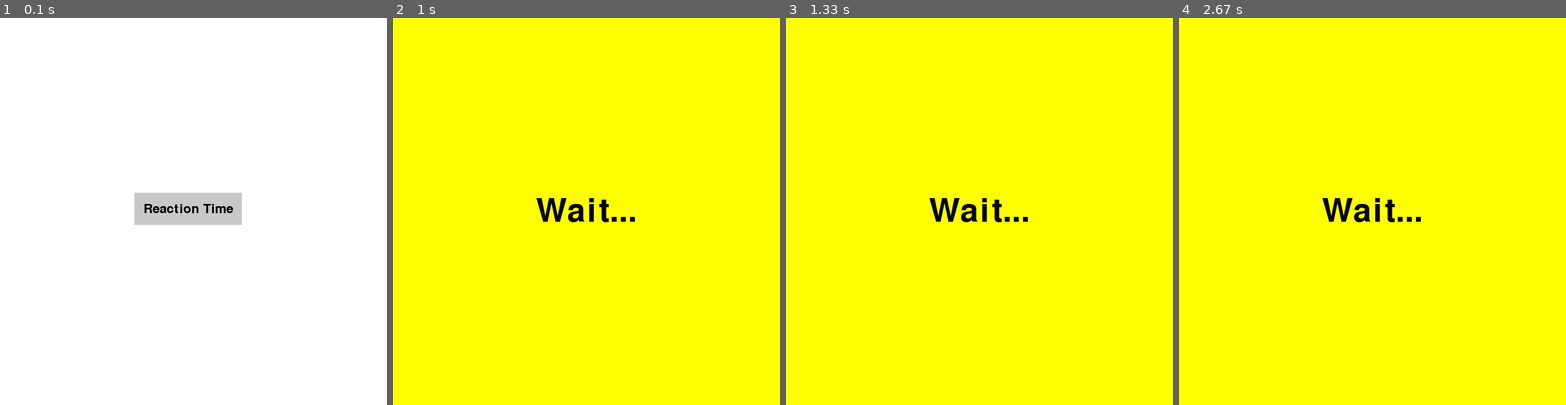
Above: before the commit, frames 1-4 (left to right).
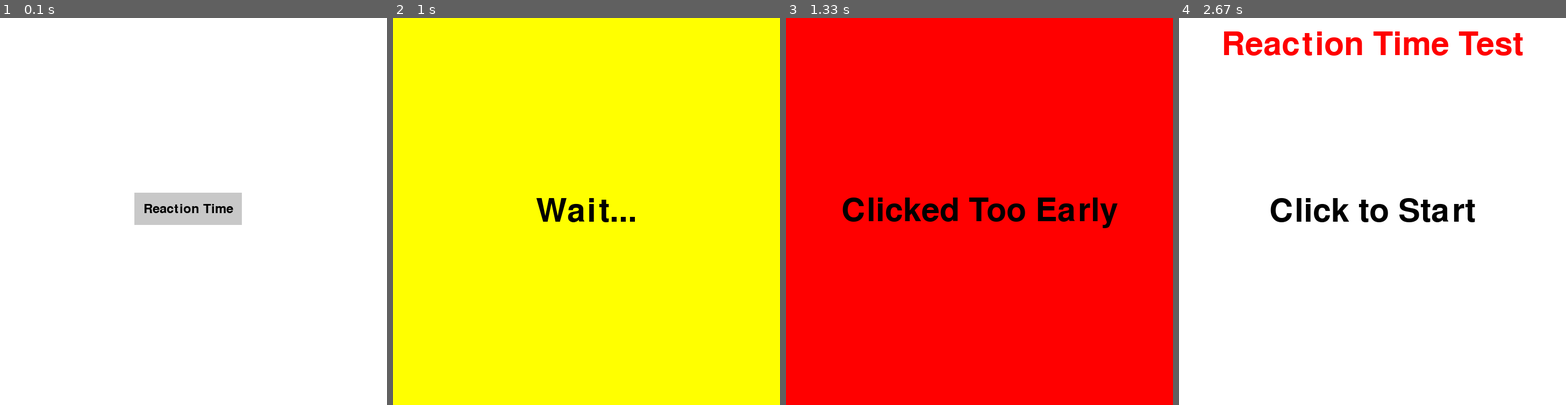
Above: after the commit, the same moments.

Repository: Akaneyana/PyGame
Game: pygame game, started from main.py
Same seed, same stepped clock (60 frames per second), same inputs: the game is played once before the commit and once after it.
Inputs (mouse positions are in pixels of both pictures, inside the frame that each line leads up to):
- Up to frame 1 (0.1 s): no input
- Up to frame 2 (1 s): click (586, 211) at 0.38 s; click (493, 215) at 0.72 s
- Up to frame 3 (1.33 s): click (859, 300) at 1.05 s
- Up to frame 4 (2.67 s): click (1418, 246) at 1.38 s; click (1279, 134) at 1.72 s; click (1376, 254) at 2.05 s; click (1519, 358) at 2.38 s

Frames 1-2 are identical in both runs. In frame 3, 100% of the frame differs, in the area x 0-100%, y 0-100%; in frame 4, 100%.

Commit message:
ReactionTime no pre clicking

Diff:
--- a/frontend/games/ReactionTime.py
+++ b/frontend/games/ReactionTime.py
@@ -3,14 +3,15 @@
 import time
 import random
 
-#start using pygame
+# Start using pygame
 pygame.init()
 
-# how big the screen is
+# Screen dimensions
 res = (720, 720)
 screen = pygame.display.set_mode(res)
 pygame.display.set_caption("Reaction Time")
 
+# Font and text setup
 main_font = pygame.font.SysFont(None, 90)
 
 title = main_font.render("Reaction Time Test", True, "red")
@@ -25,16 +26,19 @@
 click = main_font.render("Click NOW!", True, "black")
 click_rect = click.get_rect(center=(360, 360))
 
+early = main_font.render("Clicked Too Early", True, "black")
+early_rect = early.get_rect(center=(360, 360))
+
 score = main_font.render("Score: 1000 ms", True, "red")
 score_rect = score.get_rect(center=(360, 360))
-
 
 game_state = "Click to Start"
 
 start_time, end_time = 0, 0
+waiting_start_time = 0
+delay_time = 0
 
-
-# runs pygame into a game loop
+# Game loop
 running = True
 while running:
 
@@ -45,9 +49,16 @@
         if event.type == pygame.MOUSEBUTTONDOWN:
             if game_state == "Click to Start":
                 game_state = "Waiting"
+                waiting_start_time = time.time()  # Record the time when waiting starts
+                delay_time = random.uniform(2, 15)  # Set a random delay for the test to start
+            elif game_state == "Waiting":
+                # Transition to "Too Early" state if clicked during "Waiting"
+                game_state = "Too Early"
             elif game_state == "Test Starting":
-                ending_time = time.time()
+                end_time = time.time()
                 game_state = "Showing Results"
+            elif game_state == "Too Early":
+                game_state = "Click to Start"
             elif game_state == "Showing Results":
                 game_state = "Click to Start"
 
@@ -59,23 +70,20 @@
         screen.blit(click_to_start, click_to_start_rect)
     elif game_state == "Waiting":
         screen.fill("yellow")
-
         screen.blit(waiting, waiting_rect)
 
-        pygame.display.update()
-
-        delay_time = random.uniform(1, 10)
-
-        time.sleep(delay_time)
-
-        game_state = "Test Starting"
-
-        starting_time = time.time()
+        # Transition to "Test Starting" after the delay
+        if time.time() - waiting_start_time >= delay_time:
+            game_state = "Test Starting"
+            start_time = time.time()  # Record the time when the test starts
     elif game_state == "Test Starting":
         screen.fill("green")
         screen.blit(click, click_rect)
+    elif game_state == "Too Early":
+        screen.fill("red")
+        screen.blit(early, early_rect)
     elif game_state == "Showing Results":
-        reaction_time = round((ending_time - starting_time) * 1000)
+        reaction_time = round((end_time - start_time) * 1000)
         score_text = main_font.render(f"Speed: {reaction_time} ms", True, "black")
         screen.blit(score_text, score_rect)
 
